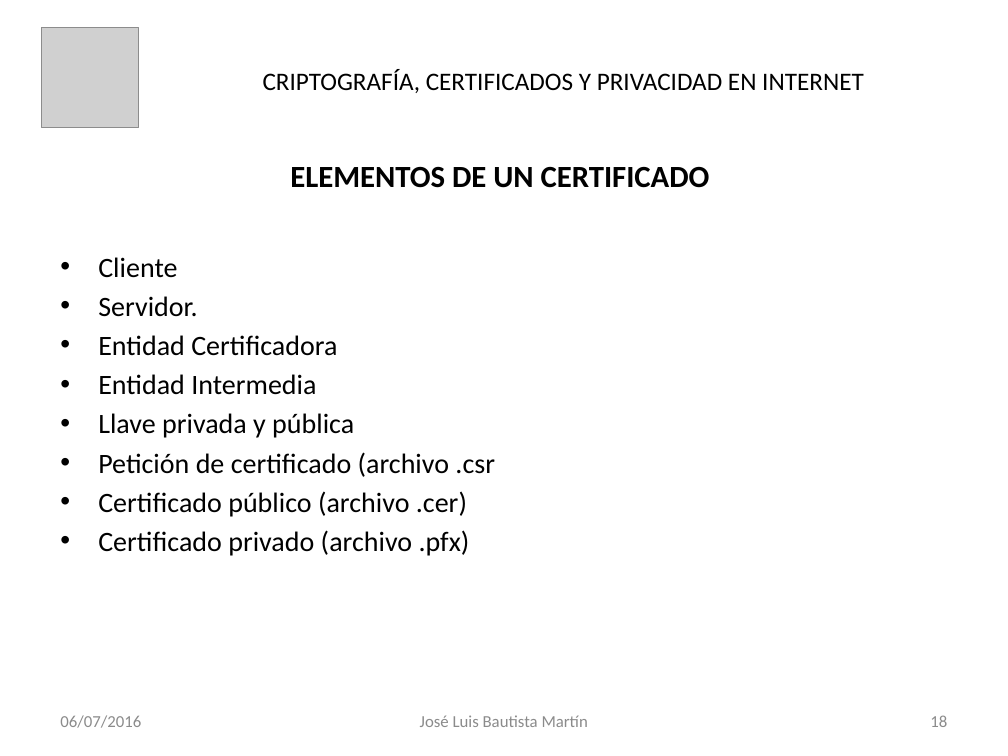
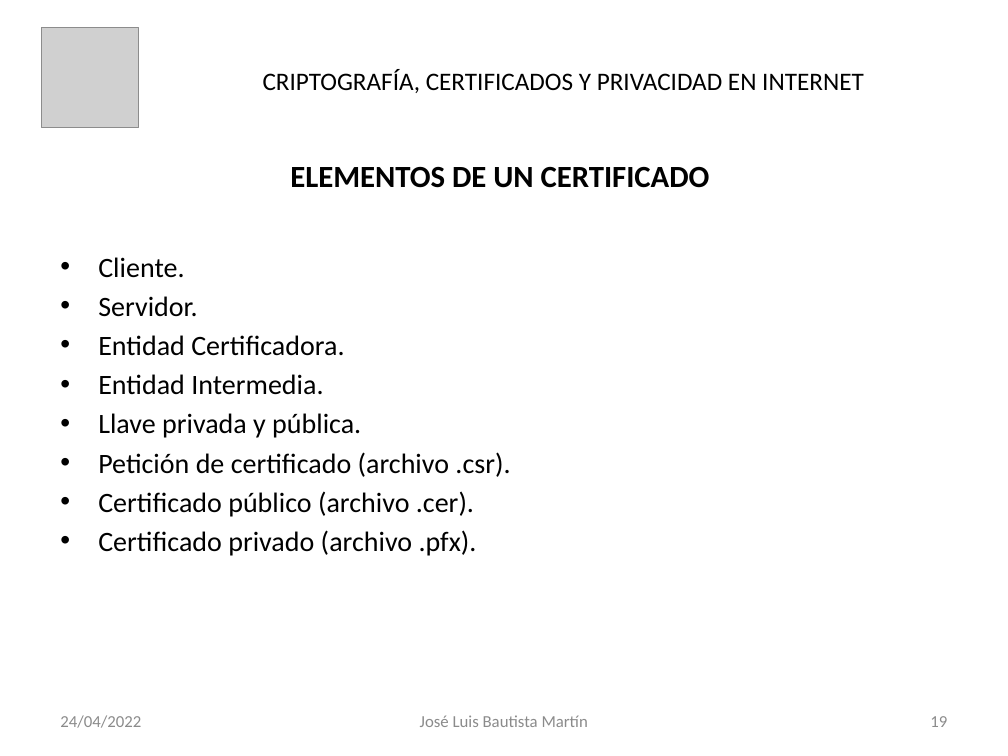
Before and after one commit to jbautistamartin/CapacitacionCriptografiaCertificadosPrivacidad, a slide deck: slide 19 of Documentos/Certicados Digitales.pptx (slide 18 before the commit). Drawn at 1008x756 pixels with LibreOffice and Linux fonts; fonts in the diff are those of the drawing; grey boxes stand for pictures. Boxes give left, top, right and bottom in pixels: in the first picture for what was removed or moved away, otherwise in the second. Text is boxed around its words. In the diff, an @@ line names an element or a change of style, - is before the commit and + after.

```diff
--- a/Documentos/Certicados Digitales.pptx
+++ b/Documentos/Certicados Digitales.pptx
@@ text at [98,257,184,278]: text changed @@
-• Cliente
+• Cliente.
@@ text at [98,335,510,556]: text changed @@
-• Entidad Certificadora
-• Entidad Intermedia
-• Llave privada y pública
-• Petición de certificado (archivo .csr
-• Certificado público (archivo .cer)
-• Certificado privado (archivo .pfx)
+• Entidad Certificadora.
+• Entidad Intermedia.
+• Llave privada y pública.
+• Petición de certificado (archivo .csr).
+• Certificado público (archivo .cer).
+• Certificado privado (archivo .pfx).
@@ text at [60,715,141,728]: text changed @@
-06/07/2016
+24/04/2022
@@ page number at [930,716,947,727]: text changed @@
-18
+19
```
Also in this commit, not shown: 30 other slides changed, 2 slides added, 2 other files.
